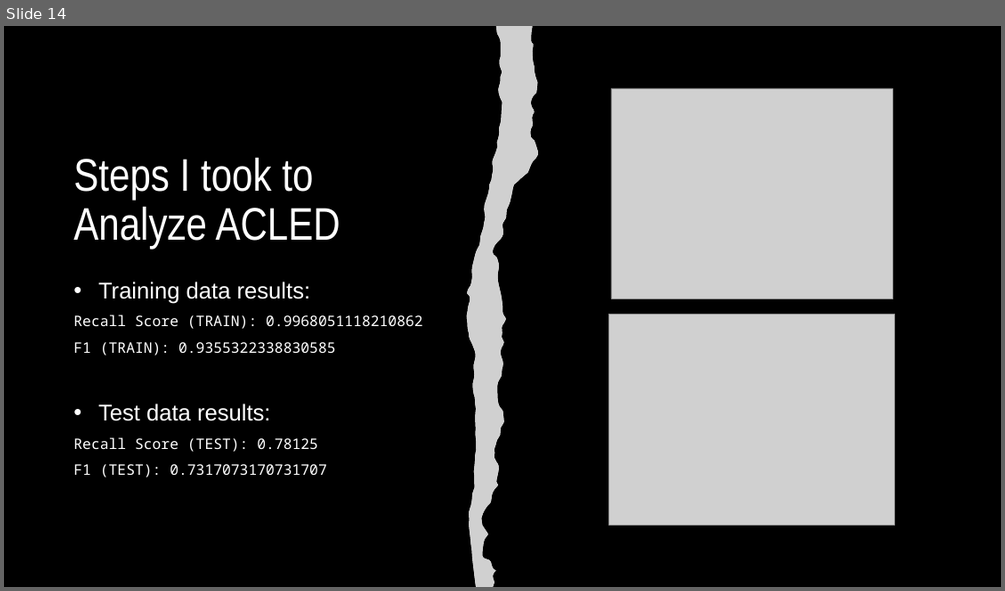
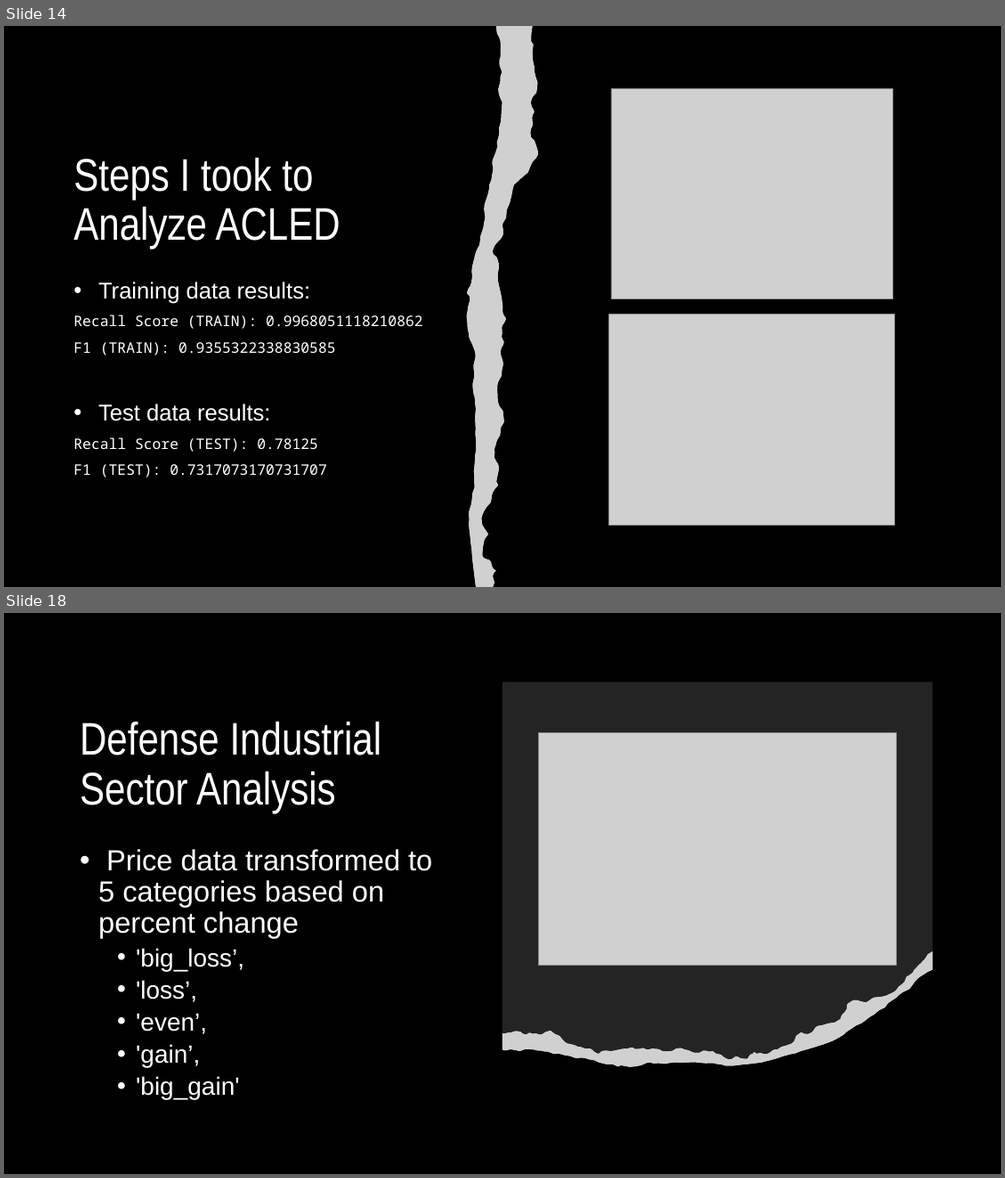
Before and after one commit to fs247/CSI777_Final_Project, a slide deck: CSI777_Final Presentation.pptx. Shown one above the other, each under a label of ours: slide 14 before the commit, slides 14 and 18 after it; the slides between them are not shown. The pictures are 1005x591 and 1005x1178 pixels, drawn with LibreOffice and Linux fonts; fonts in the diff are those of the drawing; grey boxes stand for pictures. Boxes give left, top, right and bottom in pixels: in the first picture for what was removed or moved away, otherwise in the second. Text is boxed around its words. In the diff, an @@ line names an element or a change of style, - is before the commit and + after.

```diff
--- a/CSI777_Final Presentation.pptx
+++ b/CSI777_Final Presentation.pptx
@@ slide 18 added at (4,613,1001,1174), background #000000 @@
@@ title added at (80,721,382,813), 44 pt, text #FFFFFF @@
+Defense Industrial Sector Analysis
@@ picture added at (539,732,896,965) @@
@@ text added at (98,849,432,1099), 28 pt, text #FFFFFF @@
+• Price data transformed to 5 categories based on percent change
+  • 'big_loss’,
+  • 'loss’,
+  • 'even’,
+  • 'gain’,
+  • 'big_gain'
@@ group added at (502,682,933,1067): 3 freeform shapes, 1 picture @@
```
Also in this commit, not shown: 6 other slides added.
